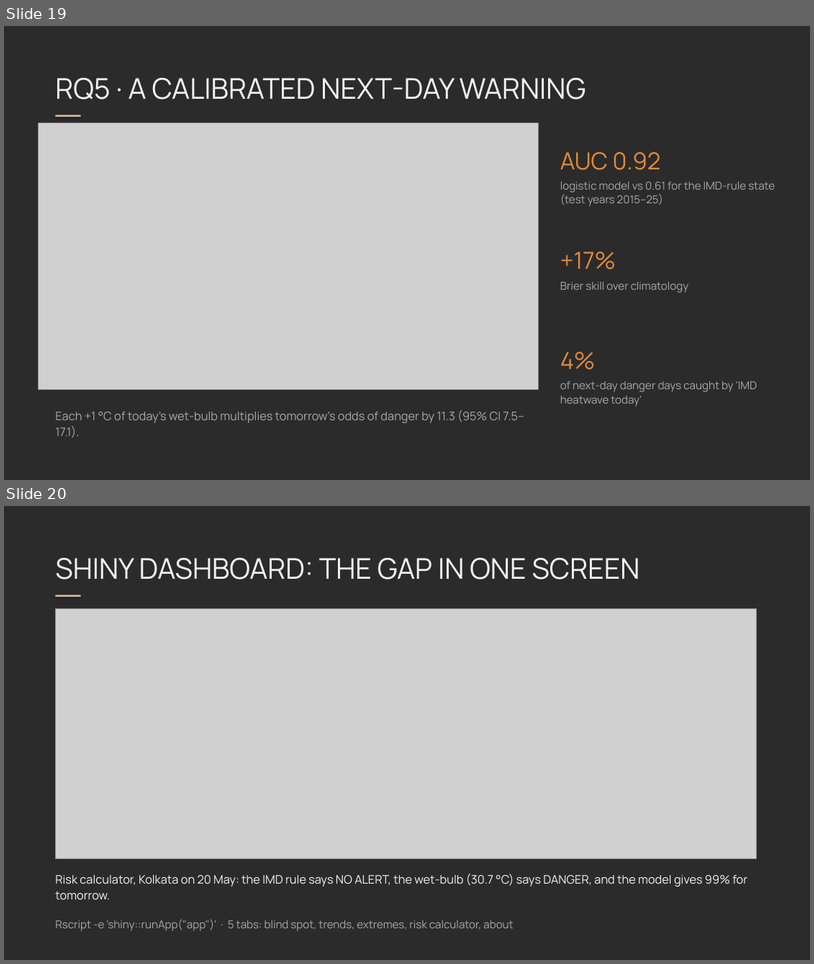
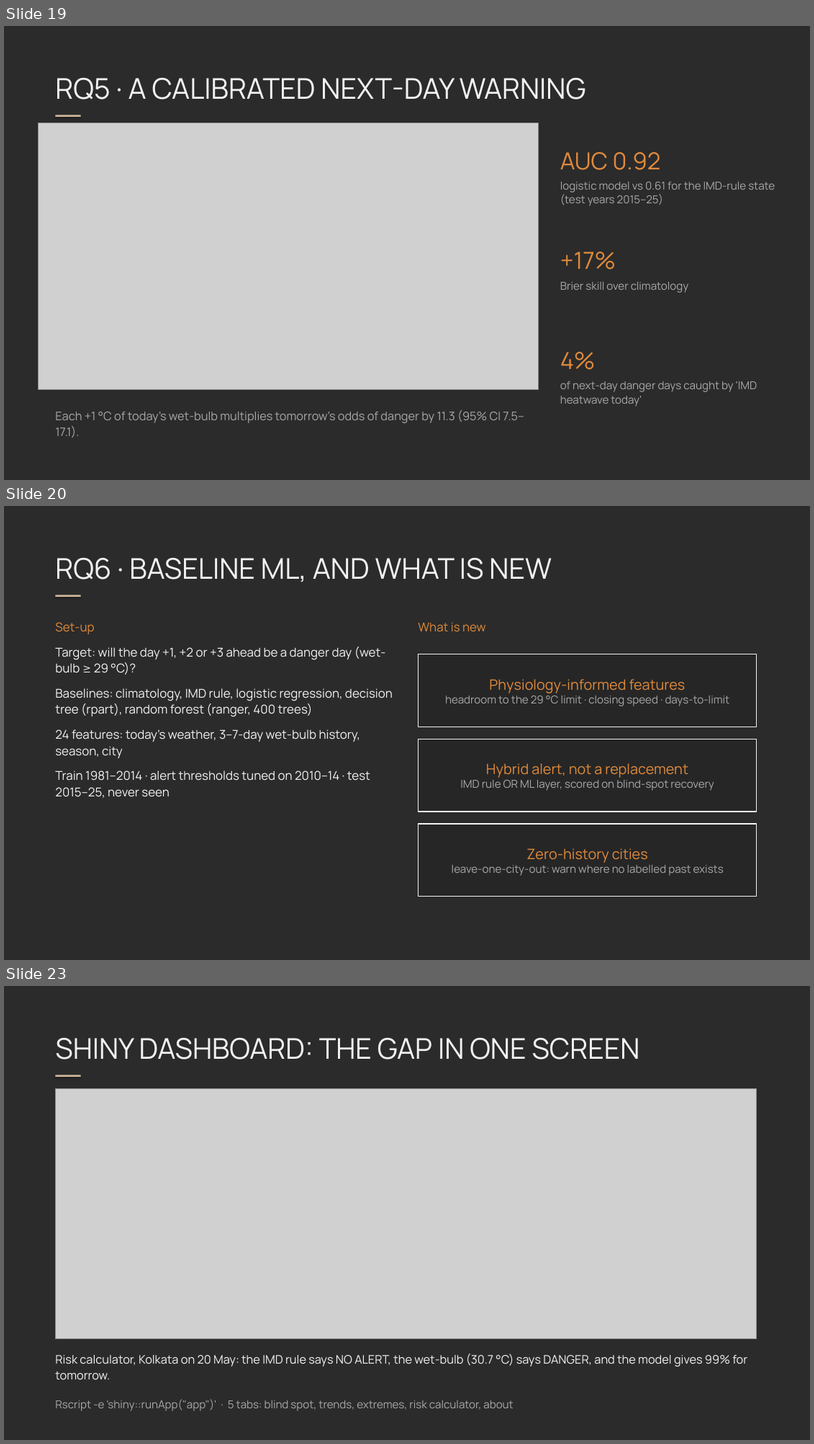
Before and after one commit to XArhaanshX/SilentHeat, a slide deck: presentation/Beyond40C_ProbStats.pptx. Shown one above the other, each under a label of ours: slides 19 and 20 before the commit, slides 19, 20 and 23 after it; the slides between them are not shown. The pictures are 814x964 and 814x1444 pixels, drawn with LibreOffice and Linux fonts; fonts in the diff are those of the drawing; grey boxes stand for pictures; background and template pictures are left out; a plain dark background stands for a picture behind light text. Boxes give left, top, right and bottom in pixels: in the first picture for what was removed or moved away, otherwise in the second. Text is boxed around its words. In the diff, an @@ line names an element or a change of style, - is before the commit and + after.

```diff
--- a/presentation/Beyond40C_ProbStats.pptx
+++ b/presentation/Beyond40C_ProbStats.pptx
@@ slide 20 added at (4, 506, 810, 960), background picture (left out) @@
@@ text added at (55, 558, 552, 582), 34 pt, text #F2F2F2 @@
+RQ6 · BASELINE ML, AND WHAT IS NEW
@@ rectangle added at (55, 595, 81, 597), fill #D2B99A @@
@@ text added at (55, 622, 393, 798), 14.5 pt, text #F2F2F2 @@
+Set-up
+Target: will the day +1, +2 or +3 ahead be a danger day (wet-bulb ≥ 29 °C)?
+Baselines: climatology, IMD rule, logistic regression, decision tree (rpart), random forest (ranger, 400 trees)
+24 features: today's weather, 3–7-day wet-bulb history, season, city
+Train 1981–2014 · alert thresholds tuned on 2010–14 · test 2015–25, never seen
@@ text added at (418, 622, 486, 631), 14.5 pt, text #E08A3C @@
+What is new
@@ rectangle added at (419, 654, 757, 727), fill #262626, outline #F2F2F2 1.25 pt, 13 pt, text #A8A8A8 @@
+Physiology-informed features
+headroom to the 29 °C limit · closing speed · days-to-limit
@@ rectangle added at (419, 739, 757, 811), fill #262626, outline #F2F2F2 1.25 pt, 13 pt, text #A8A8A8 @@
+Hybrid alert, not a replacement
+IMD rule OR ML layer, scored on blind-spot recovery
@@ rectangle added at (419, 824, 757, 896), fill #262626, outline #F2F2F2 1.25 pt, 13 pt, text #A8A8A8 @@
+Zero-history cities
+leave-one-city-out: warn where no labelled past exists
@@ what was slide 20 is now slide 23 @@
```
Also in this commit, not shown: 2 slides changed, 2 other slides added.
